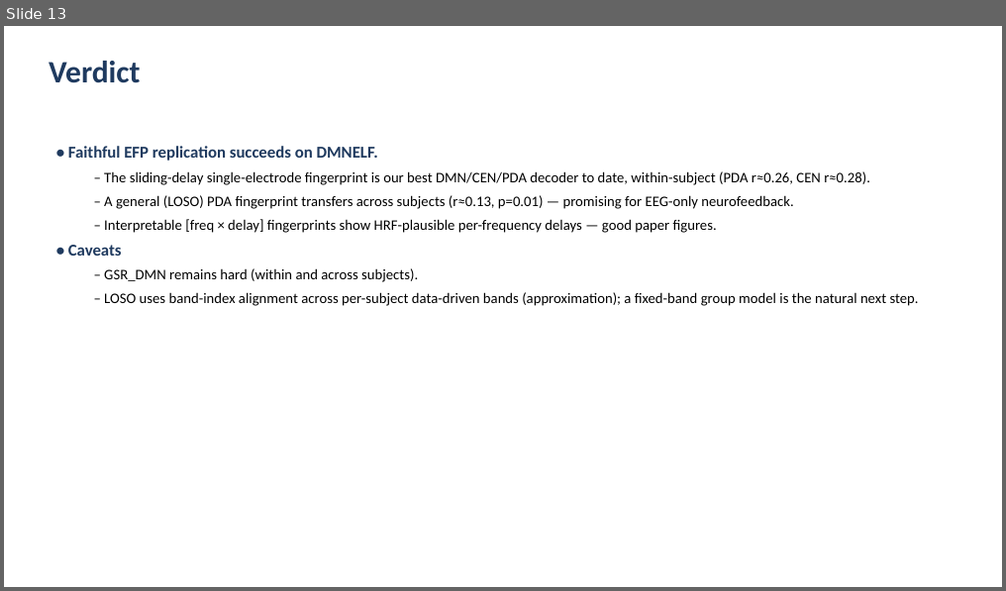
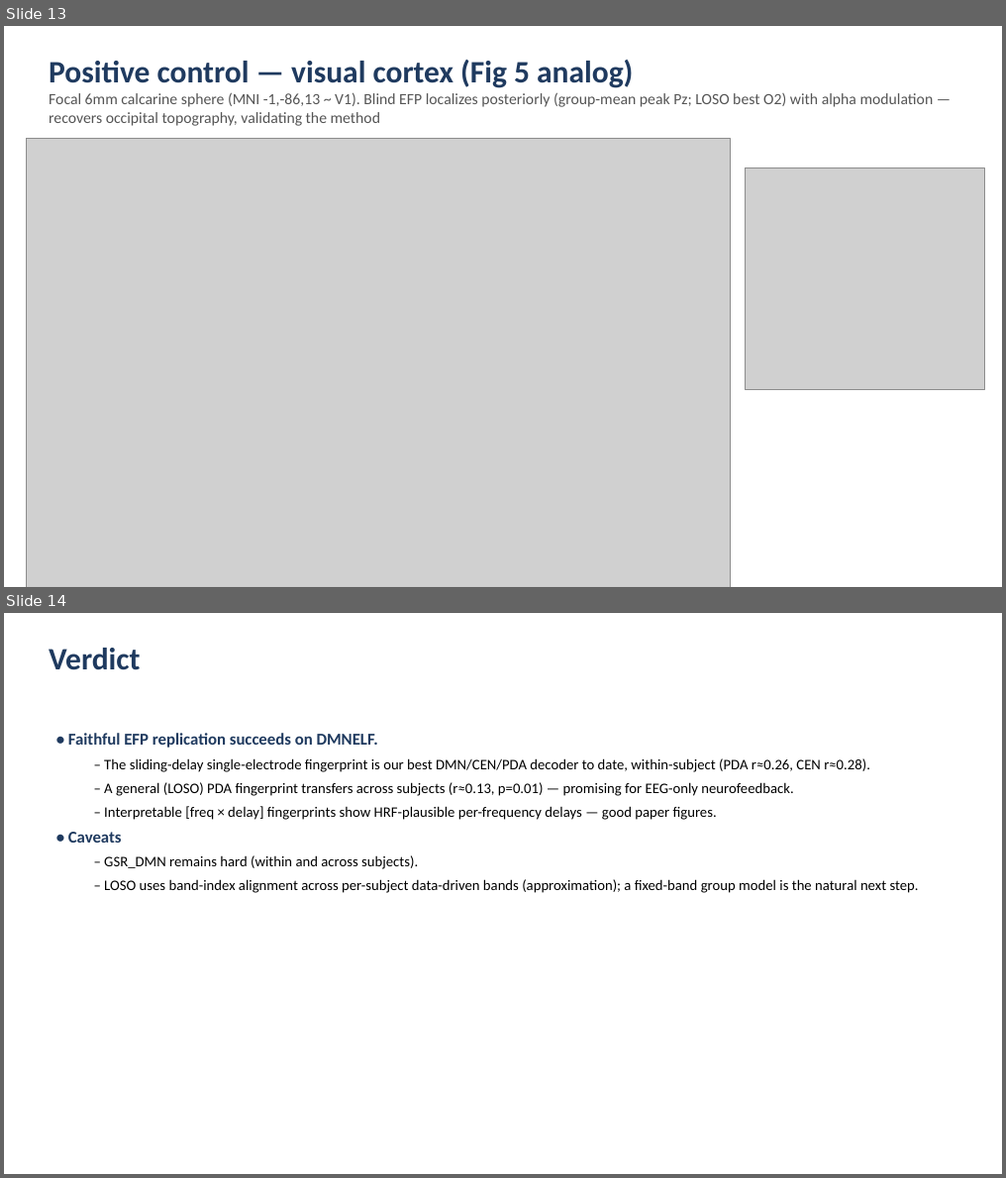
Before and after one commit to cccbauer/dmnelf, a slide deck: analysis/fingerprint/efp_meirhasson/efp_meirhasson_results.pptx. Shown one above the other, each under a label of ours: slide 13 before the commit, slides 13 and 14 after it. The pictures are 1006x591 and 1006x1178 pixels, drawn with LibreOffice and Linux fonts; fonts in the diff are those of the drawing; grey boxes stand for pictures. Boxes give left, top, right and bottom in pixels: in the first picture for what was removed or moved away, otherwise in the second. Text is boxed around its words. In the diff, an @@ line names an element or a change of style, - is before the commit and + after.

```diff
--- a/analysis/fingerprint/efp_meirhasson/efp_meirhasson_results.pptx
+++ b/analysis/fingerprint/efp_meirhasson/efp_meirhasson_results.pptx
@@ slide 13 added at bbox=[4, 26, 1002, 587], background #FFFFFF @@
@@ text added at bbox=[49, 60, 934, 126], 15 pt, text #555555 @@
+Positive control — visual cortex (Fig 5 analog)
+Focal 6mm calcarine sphere (MNI -1,-86,13 ~ V1). Blind EFP localizes posteriorly (group-mean peak Pz; LOSO best O2) with alpha modulation — recovers occipital topography, validating the method
@@ picture added at bbox=[27, 138, 731, 587] @@
@@ picture added at bbox=[746, 169, 985, 390] @@
@@ what was slide 13 is now slide 14 @@
```
Also in this commit, not shown: 16 other files.
